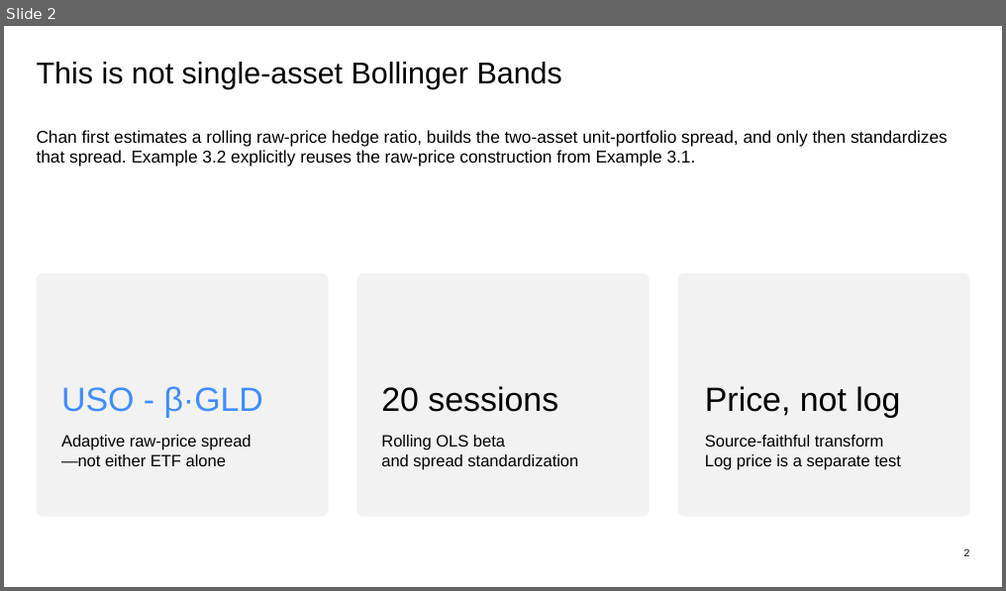
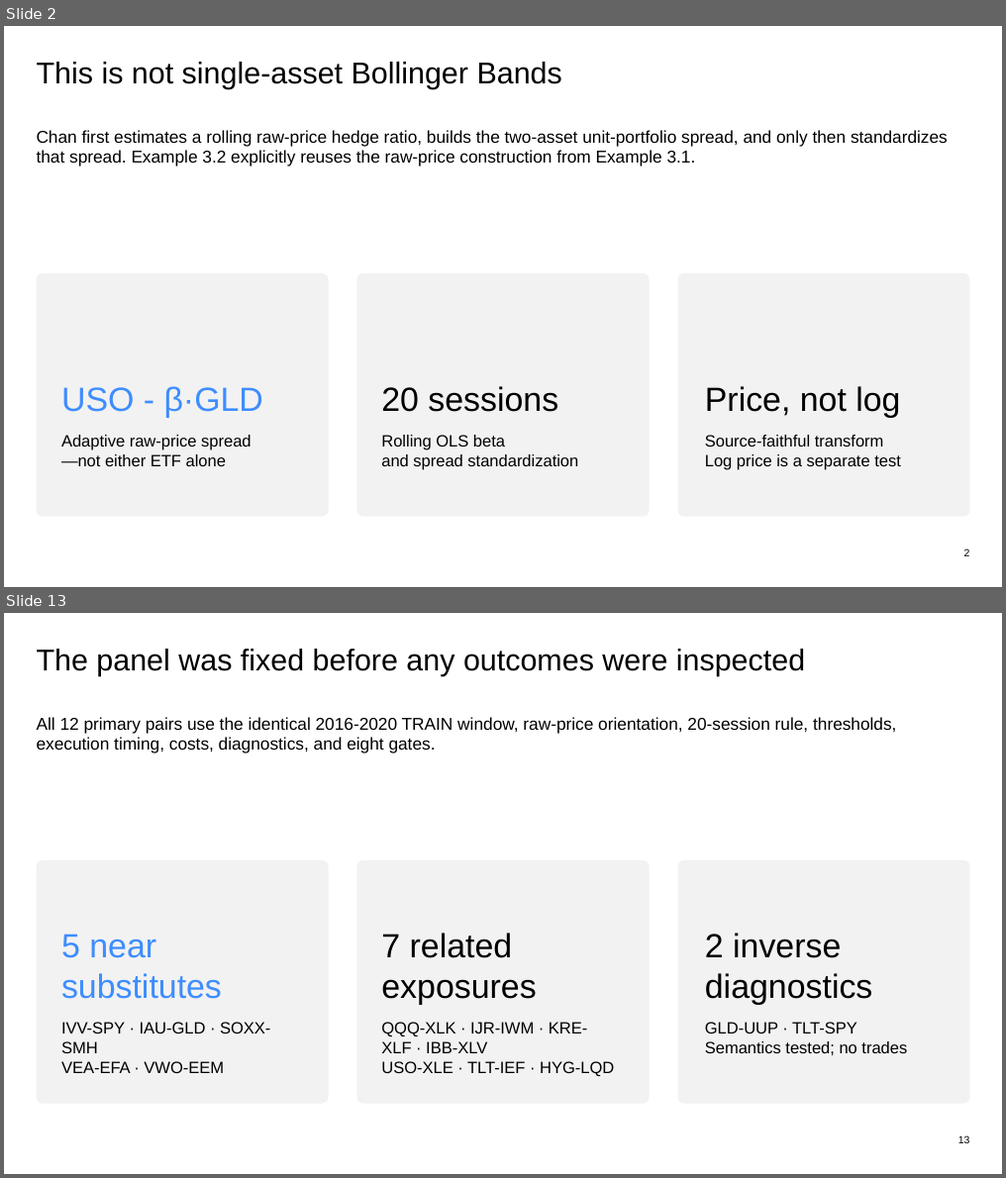
Before and after one commit to Francisc0Franc0/Time-Series-Modeling-Gen5, a slide deck: presentations/gen5_lit_mr_02_1_bollinger_evidence.pptx. Shown one above the other, each under a label of ours: slide 2 before the commit, slides 2 and 13 after it; the slides between them are not shown. The pictures are 1006x591 and 1006x1178 pixels, drawn with LibreOffice and Linux fonts; fonts in the diff are those of the drawing. Boxes give left, top, right and bottom in pixels: in the first picture for what was removed or moved away, otherwise in the second. Text is boxed around its words. In the diff, an @@ line names an element or a change of style, - is before the commit and + after.

Commit message:
feat: add LIT-MR-02.1 fixed pair panel

```diff
--- a/presentations/gen5_lit_mr_02_1_bollinger_evidence.pptx
+++ b/presentations/gen5_lit_mr_02_1_bollinger_evidence.pptx
@@ slide 13 added at <box>4,613,1002,1174</box>, background #FFFFFF @@
@@ text added at <box>37,649,805,676</box>, 29 pt, text #000000 @@
+The panel was fixed before any outcomes were inspected
@@ text added at <box>37,717,896,754</box>, 16.5 pt, text #000000 @@
+All 12 primary pairs use the identical 2016-2020 TRAIN window, raw-price orientation, 20-session rule, thresholds, execution timing, costs, diagnostics, and eight gates.
@@ rounded rectangle added at <box>37,861,328,1104</box>, fill #F2F2F2 @@
@@ rounded rectangle added at <box>357,861,649,1104</box>, fill #F2F2F2 @@
@@ rounded rectangle added at <box>678,861,969,1104</box>, fill #F2F2F2 @@
@@ text added at <box>61,934,222,999</box>, 32.2 pt, text #3D8DFF @@
+5 near substitutes
@@ text added at <box>381,933,536,1004</box>, 32.2 pt, text #000000 @@
+7 related exposures
@@ text added at <box>705,933,873,1004</box>, 32.2 pt, text #000000 @@
+2 inverse diagnostics
@@ text added at <box>61,1022,270,1073</box>, 15.8 pt, text #000000 @@
+IVV-SPY · IAU-GLD · SOXX-SMH
+VEA-EFA · VWO-EEM
@@ text added at <box>381,1022,614,1076</box>, 15.8 pt, text #000000 @@
+QQQ-XLK · IJR-IWM · KRE-XLF · IBB-XLV
+USO-XLE · TLT-IEF · HYG-LQD
@@ text added at <box>705,1022,907,1056</box>, 15.8 pt, text #000000 @@
+GLD-UUP · TLT-SPY
+Semantics tested; no trades
@@ text added at <box>958,1136,970,1144</box>, 10 pt, text #000000 @@
+13
```
Also in this commit, not shown: 7 slides changed, 8 other slides added, 1 slide removed, 9 other files.
